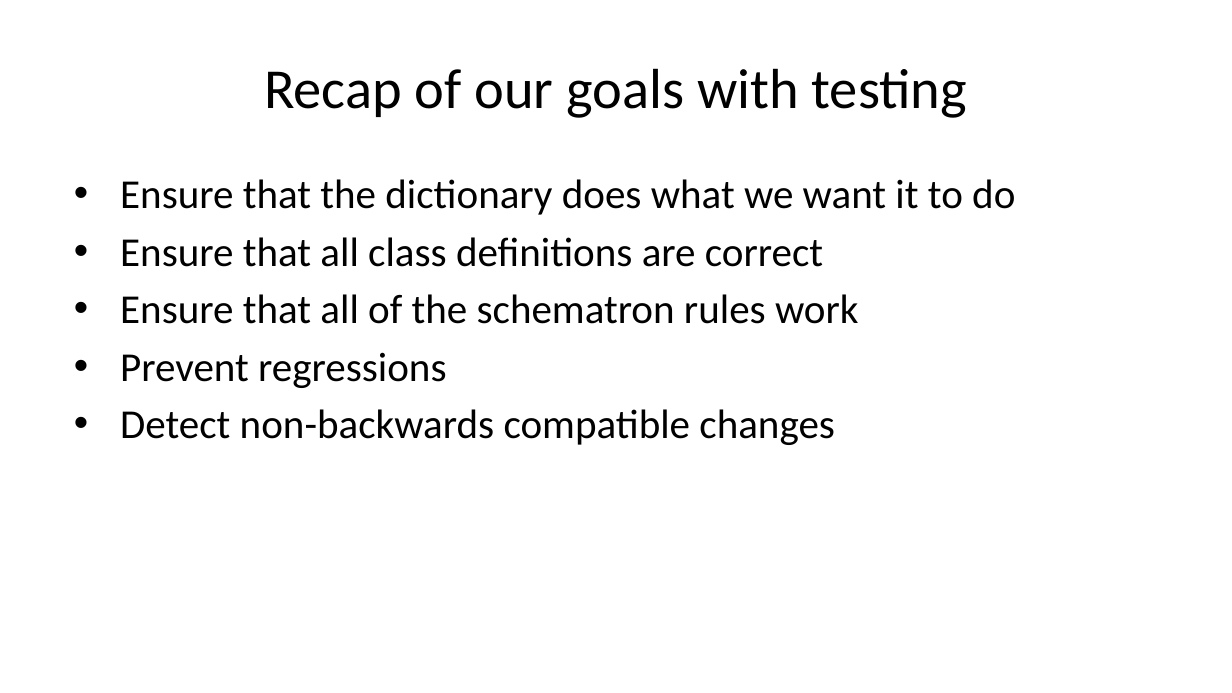
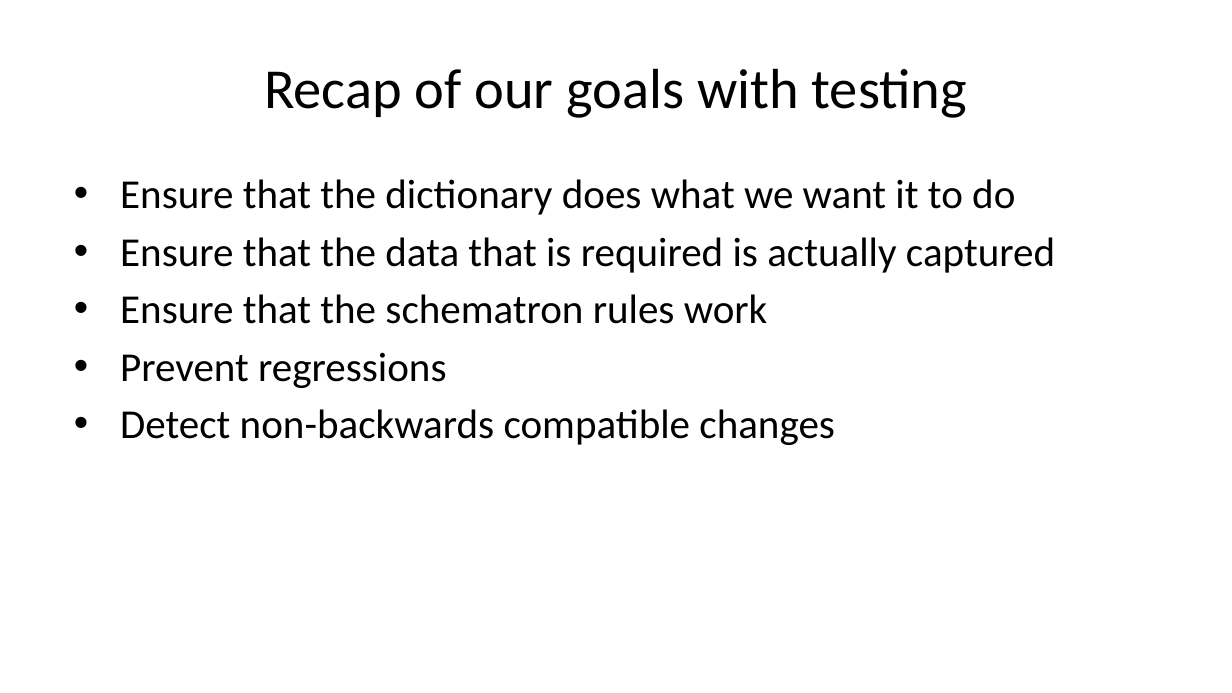
Before and after one commit to sbn-psi/dmsp, a slide deck: slide 2 of LDDTesting/stone-LDDTestingTechniques.pptx. Drawn at 1232x693 pixels with LibreOffice and Linux fonts; fonts in the diff are those of the drawing. Boxes give left, top, right and bottom in pixels: in the first picture for what was removed or moved away, otherwise in the second. Text is boxed around its words. In the diff, an @@ line names an element or a change of style, - is before the commit and + after.

```diff
--- a/LDDTesting/stone-LDDTestingTechniques.pptx
+++ b/LDDTesting/stone-LDDTestingTechniques.pptx
@@ text at <box>120,237,1055,324</box>: text changed @@
-• Ensure that all class definitions are correct
-• Ensure that all of the schematron rules work
+• Ensure that the data that is required is actually captured
+• Ensure that the schematron rules work
```
Also in this commit, not shown: 11 other slides changed, 2 other files.
